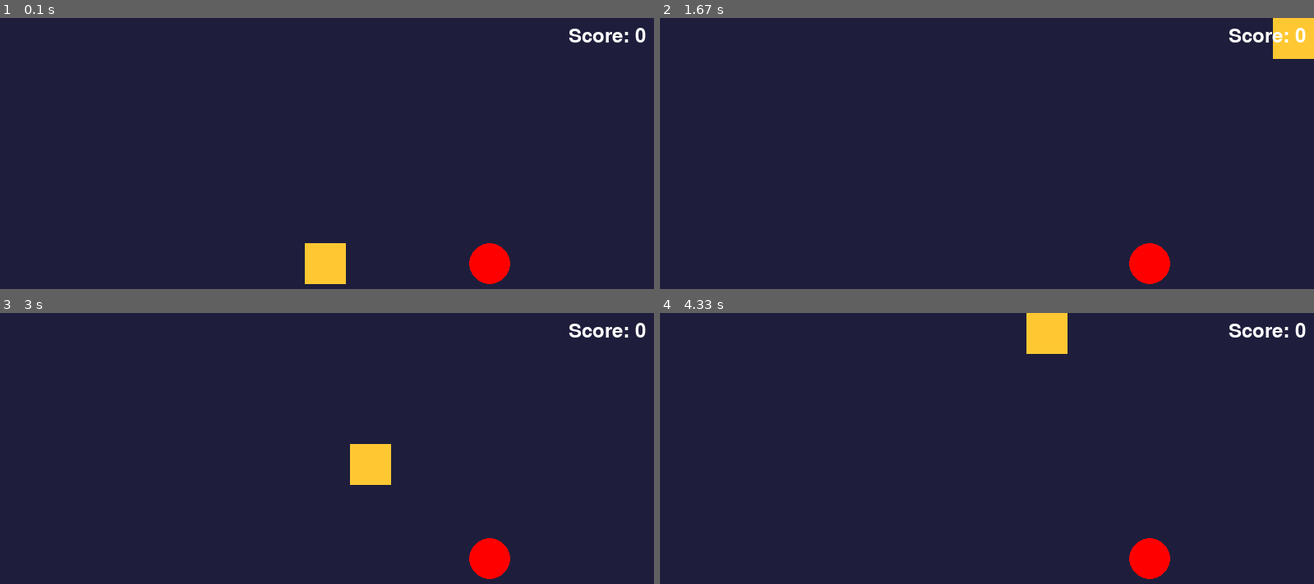
Above: before the commit, frames 1-4 (two rows, left to right).
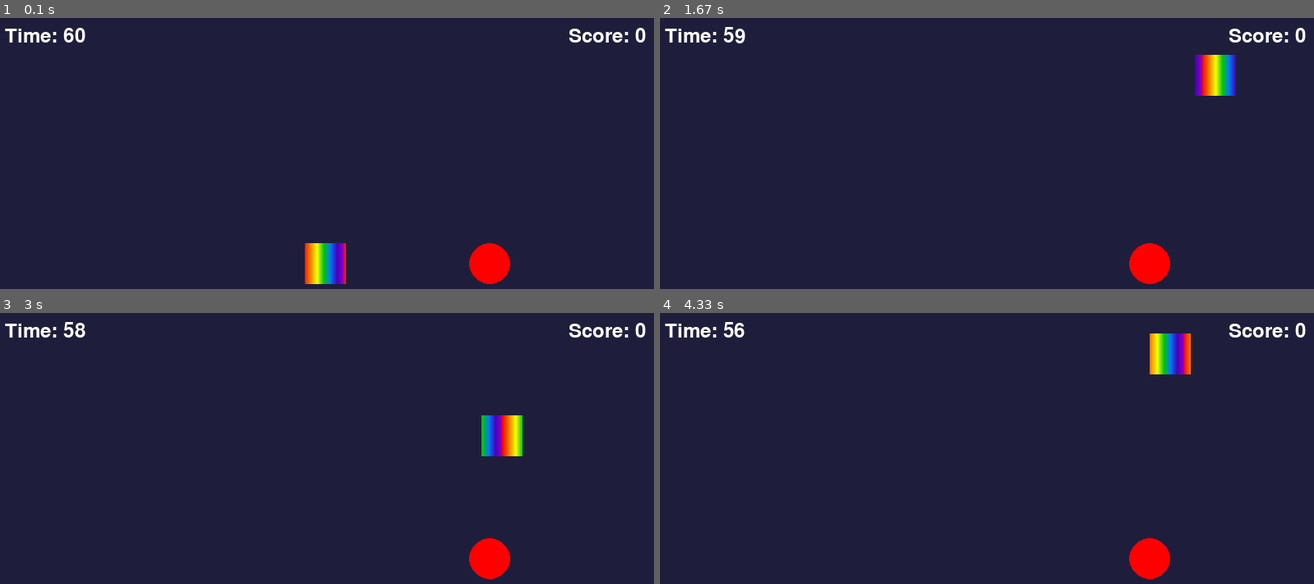
Above: after the commit, the same moments.

Repository: MrKifkef/Pygame-lesson1-dvir
Game: pygame game, started from main.py
Same seed, same stepped clock (60 frames per second), same inputs: the game is played once before the commit and once after it.
Inputs:
- Up to frame 1 (0.1 s): no input
- Up to frame 2 (1.67 s): hold W 0.33-0.8 s; hold Right 0.33-0.8 s; hold Right 0.83-1.3 s; hold W 1.33-1.63 s
- Up to frame 3 (3 s): hold Right 1.67-2.13 s; hold A 2.17-2.7 s; hold Down from 2.73 s (still down)
- Up to frame 4 (4.33 s): release Down at 3.03 s; hold A 3.07-3.47 s; hold Up 3.5-3.87 s; hold D from 3.9 s (still down)

The runs differ from the first frame. In frame 1, 1.3% of the frame differs, in the area x 0-53%, y 3-99%; in frame 2, 2.1%; in frame 3, 2.2%, in the area x 0-80%, y 3-64%; in frame 4, 2.2%.

Commit message:
Add target and score

Diff:
--- a/main.py
+++ b/main.py
@@ -9,7 +9,24 @@
 
 PLAYER_SIZE = 50
 TARGET_RADIUS = 25
-SPEED = 10
+SPEED = 5
+POPUP_DURATION_MS = 500
+POPUP_RISE_PIXELS = 40
+GAME_DURATION_MS = 60_000
+RAINBOW_COLORS = (
+    (255, 0, 0),
+    (255, 127, 0),
+    (255, 255, 0),
+    (0, 200, 0),
+    (0, 120, 255),
+    (75, 0, 180),
+    (148, 0, 211),
+)
+CIRCLE_TYPES = (
+    ((255, 0, 0), 1),
+    ((0, 200, 0), 2),
+    ((0, 100, 255), 3),
+)
 
 screen = pygame.display.set_mode((WIDTH, HEIGHT))
 pygame.display.set_caption("My Pygame Game")
@@ -19,14 +36,60 @@
 target_x = 600
 target_y = 300
 target_color = (255, 0, 0)
+target_value = 1
 score = 0
 score_font = pygame.font.Font(None, 36)
+popup_font = pygame.font.Font(None, 48)
+timer_font = pygame.font.Font(None, 36)
+game_over_font = pygame.font.Font(None, 64)
+button_font = pygame.font.Font(None, 36)
+score_popups = []
+score_history = []
+
+
+def draw_gradient_cube(rect, shift):
+    segment_count = len(RAINBOW_COLORS) - 1
+    for offset in range(rect.width):
+        progress = (offset / max(1, rect.width - 1) + shift) % 1
+        color_position = progress * segment_count
+        segment = min(int(color_position), segment_count - 1)
+        segment_progress = color_position - segment
+        start_color = RAINBOW_COLORS[segment]
+        end_color = RAINBOW_COLORS[segment + 1]
+        color = tuple(
+            int(
+                start_color[channel]
+                + (end_color[channel] - start_color[channel]) * segment_progress
+            )
+            for channel in range(3)
+        )
+        pygame.draw.line(
+            screen,
+            color,
+            (rect.left + offset, rect.top),
+            (rect.left + offset, rect.bottom - 1),
+        )
+
+
+def choose_target():
+    color, value = random.choices(CIRCLE_TYPES, weights=(6, 3, 2))[0]
+    return (
+        random.randint(TARGET_RADIUS, WIDTH - TARGET_RADIUS),
+        random.randint(TARGET_RADIUS, HEIGHT - TARGET_RADIUS),
+        color,
+        value,
+    )
 
 
 async def main():
-    global x, y, target_x, target_y, score, target_color
+    global x, y, target_x, target_y, target_color, target_value
+    global score, score_popups, score_history
 
     running = True
+    game_over = False
+    score_saved = False
+    game_start_time = pygame.time.get_ticks()
+    restart_button = pygame.Rect(300, 430, 200, 55)
 
     while running:
 
@@ -34,69 +97,141 @@
         for event in pygame.event.get():
             if event.type == pygame.QUIT:
                 running = False
-
-        # INPUT
-        keys = pygame.key.get_pressed()
-
-        # WASD provides an alternate layout for the arrow controls.
-        if keys[pygame.K_LEFT] or keys[pygame.K_a]:
-            x -= SPEED
-
-        if keys[pygame.K_RIGHT] or keys[pygame.K_d]:
-            x += SPEED
-
-        if keys[pygame.K_UP] or keys[pygame.K_w]:
-            y -= SPEED
-
-        if keys[pygame.K_DOWN] or keys[pygame.K_s]:
-            y += SPEED
-
-        # Keep the entire player square inside the window.
-        x = max(0, min(x, WIDTH - PLAYER_SIZE))
-        y = max(0, min(y, HEIGHT - PLAYER_SIZE))
-
-        player_rect = pygame.Rect(x, y, PLAYER_SIZE, PLAYER_SIZE)
-        # The target rect bounds the circle for pygame's rectangle collision check.
-        target_rect = pygame.Rect(
-            target_x - TARGET_RADIUS,
-            target_y - TARGET_RADIUS,
-            TARGET_RADIUS * 2,
-            TARGET_RADIUS * 2,
-        )
-        is_colliding = player_rect.colliderect(target_rect)
-        if is_colliding:
-            # Limit the center so the target's full diameter stays on-screen.
-            target_x = random.randint(TARGET_RADIUS, WIDTH - TARGET_RADIUS)
-            target_y = random.randint(TARGET_RADIUS, HEIGHT - TARGET_RADIUS)
-            previous_color = target_color
-            # Keep choosing until the newly spawned target has a different color.
-            while target_color == previous_color:
-                target_color = (
-                    random.randint(0, 255),
-                    random.randint(0, 255),
-                    random.randint(0, 255),
-                )
-            score += 1
+            elif (
+                game_over
+                and event.type == pygame.MOUSEBUTTONDOWN
+                and event.button == 1
+                and restart_button.collidepoint(event.pos)
+            ):
+                x = 375
+                y = 275
+                target_x, target_y, target_color, target_value = choose_target()
+                score = 0
+                score_popups = []
+                game_over = False
+                score_saved = False
+                game_start_time = pygame.time.get_ticks()
+
+        current_time = pygame.time.get_ticks()
+        elapsed_game_time = current_time - game_start_time
+        if elapsed_game_time >= GAME_DURATION_MS:
+            game_over = True
+            if not score_saved:
+                score_history.append(score)
+                score_history = score_history[-4:]
+                score_saved = True
+
+        if not game_over:
+            # INPUT
+            keys = pygame.key.get_pressed()
+
+            # WASD provides an alternate layout for the arrow controls.
+            if keys[pygame.K_LEFT] or keys[pygame.K_a]:
+                x -= SPEED
+
+            if keys[pygame.K_RIGHT] or keys[pygame.K_d]:
+                x += SPEED
+
+            if keys[pygame.K_UP] or keys[pygame.K_w]:
+                y -= SPEED
+
+            if keys[pygame.K_DOWN] or keys[pygame.K_s]:
+                y += SPEED
+
+            # Keep the entire player square inside the window.
+            x = max(0, min(x, WIDTH - PLAYER_SIZE))
+            y = max(0, min(y, HEIGHT - PLAYER_SIZE))
+
+            player_rect = pygame.Rect(x, y, PLAYER_SIZE, PLAYER_SIZE)
+            # The target rect bounds the circle for pygame's rectangle collision check.
+            target_rect = pygame.Rect(
+                target_x - TARGET_RADIUS,
+                target_y - TARGET_RADIUS,
+                TARGET_RADIUS * 2,
+                TARGET_RADIUS * 2,
+            )
+            is_colliding = player_rect.colliderect(target_rect)
+            if is_colliding:
+                score_popups.append({
+                    "x": target_x,
+                    "y": target_y,
+                    "color": target_color,
+                    "value": target_value,
+                    "start_time": current_time,
+                })
+                target_x, target_y, target_color, target_value = choose_target()
+                score += target_value
 
         # DRAW
         screen.fill((30, 30, 60))
 
-        # Draw the target from its center position and radius.
-        pygame.draw.circle(screen, target_color, (target_x, target_y), TARGET_RADIUS)
-
-        pygame.draw.rect(
-            screen,
-            (255, 200, 50),
-            (x, y, PLAYER_SIZE, PLAYER_SIZE)
-        )
+        if not game_over:
+            # Draw the target from its center position and radius.
+            pygame.draw.circle(screen, target_color, (target_x, target_y), TARGET_RADIUS)
+
+            gradient_shift = (current_time % 2000) / 2000
+            draw_gradient_cube(
+                pygame.Rect(x, y, PLAYER_SIZE, PLAYER_SIZE), gradient_shift
+            )
 
         score_text = score_font.render(f"Score: {score}", True, (255, 255, 255))
         # Measure the text so its right edge stays inside the window.
         screen.blit(score_text, (WIDTH - score_text.get_width() - 10, 10))
 
+        remaining_ms = max(0, GAME_DURATION_MS - elapsed_game_time)
+        remaining_seconds = (remaining_ms + 999) // 1000
+        timer_text = timer_font.render(f"Time: {remaining_seconds}", True, (255, 255, 255))
+        screen.blit(timer_text, (10, 10))
+
+        if game_over:
+            game_over_text = game_over_font.render("GAME OVER", True, (255, 255, 255))
+            game_over_x = (WIDTH - game_over_text.get_width()) / 2
+            screen.blit(game_over_text, (game_over_x, 65))
+
+            final_score_text = score_font.render(
+                f"Current run: {score}", True, (255, 255, 255)
+            )
+            final_score_x = (WIDTH - final_score_text.get_width()) / 2
+            screen.blit(final_score_text, (final_score_x, 150))
+
+            history_title = score_font.render("Previous runs:", True, (255, 255, 255))
+            history_title_x = (WIDTH - history_title.get_width()) / 2
+            screen.blit(history_title, (history_title_x, 205))
+            previous_scores = score_history[:-1][-3:]
+            for index, past_score in enumerate(reversed(previous_scores)):
+                history_text = button_font.render(
+                    f"Run {index + 1}: {past_score}", True, (220, 220, 220)
+                )
+                history_x = (WIDTH - history_text.get_width()) / 2
+                screen.blit(history_text, (history_x, 245 + index * 35))
+
+            pygame.draw.rect(screen, (50, 150, 80), restart_button, border_radius=8)
+            restart_text = button_font.render("Restart", True, (255, 255, 255))
+            restart_x = restart_button.centerx - restart_text.get_width() / 2
+            restart_y = restart_button.centery - restart_text.get_height() / 2
+            screen.blit(restart_text, (restart_x, restart_y))
+
+        current_time = pygame.time.get_ticks()
+        active_popups = []
+        for popup in score_popups:
+            elapsed = current_time - popup["start_time"]
+            if elapsed >= POPUP_DURATION_MS:
+                continue
+
+            progress = elapsed / POPUP_DURATION_MS
+            popup_surface = popup_font.render(
+                f"+{popup['value']}", True, popup["color"]
+            )
+            popup_surface.set_alpha(int(255 * (1 - progress)))
+            popup_y = popup["y"] - (POPUP_RISE_PIXELS * progress)
+            popup_x = popup["x"] - (popup_surface.get_width() / 2)
+            screen.blit(popup_surface, (popup_x, popup_y))
+            active_popups.append(popup)
+
+        score_popups = active_popups
+
         pygame.display.flip()
 
-        # Required for running Pygame in the browser
         await asyncio.sleep(0)
 
     pygame.quit()
